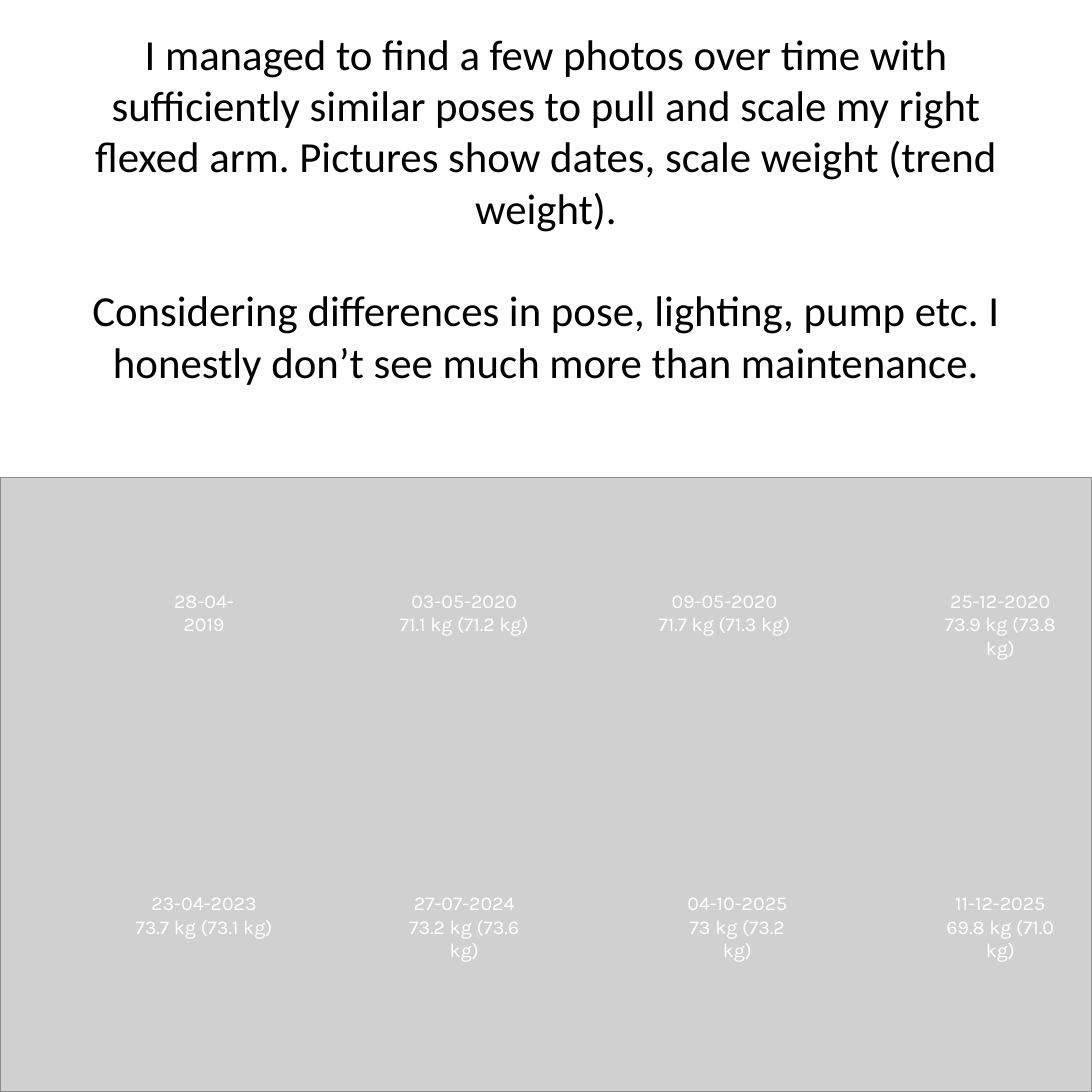
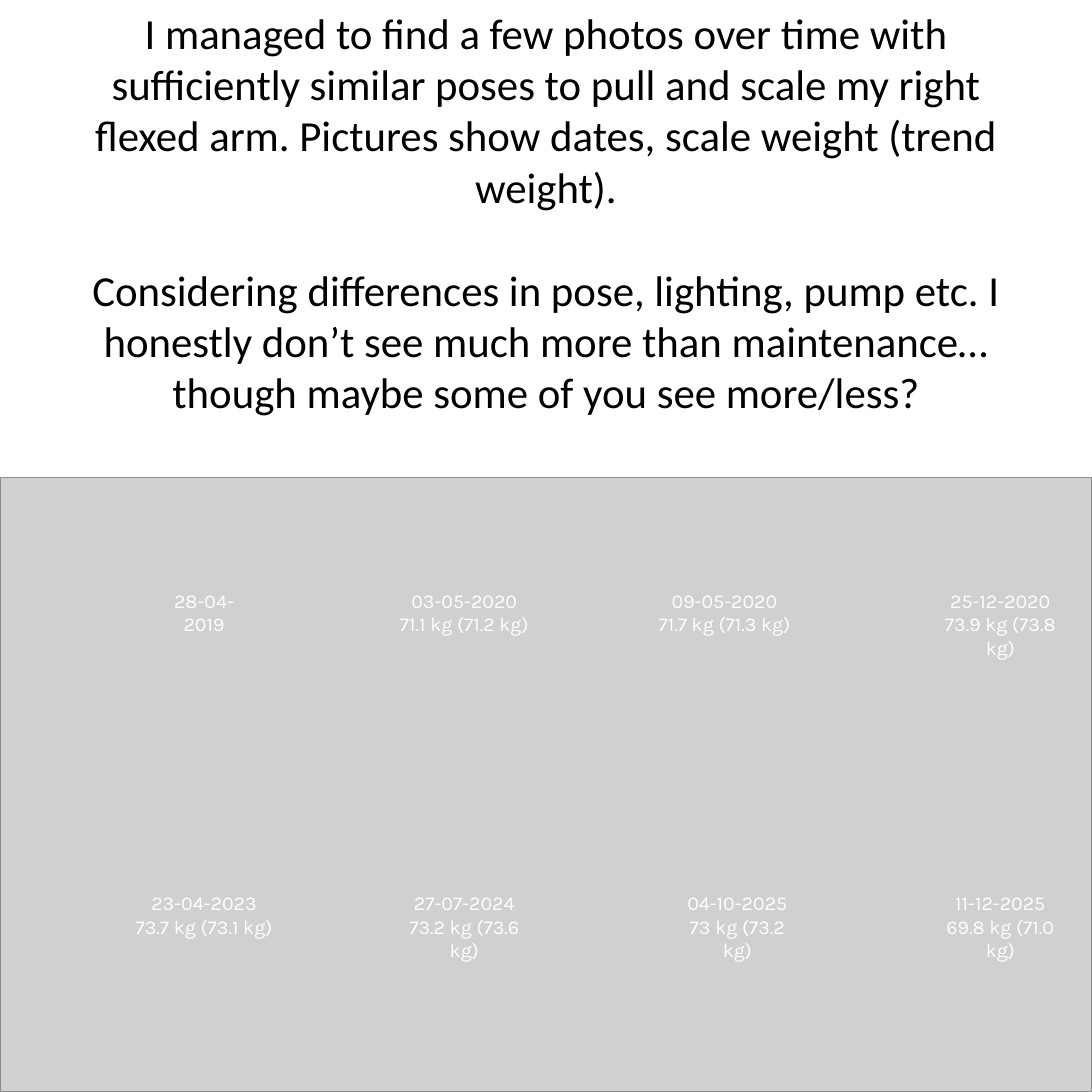
Before and after one commit to jamessteeleii/blackpill_progress, a slide deck: slide 15 of images/carousel.pptx. Drawn at 1092x1092 pixels with LibreOffice and Linux fonts; fonts in the diff are those of the drawing; grey boxes stand for pictures. Boxes give left, top, right and bottom in pixels: in the first picture for what was removed or moved away, otherwise in the second. Text is boxed around its words. In the diff, an @@ line names an element or a change of style, - is before the commit and + after.

```diff
--- a/images/carousel.pptx
+++ b/images/carousel.pptx
@@ text "I managed to find a ..." moved from (x1=92, y1=40, x2=999, y2=385) to (x1=92, y1=19, x2=999, y2=416) @@
@@ text at (x1=92, y1=276, x2=999, y2=416): text changed @@
-Considering differences in pose, lighting, pump etc. I honestly don’t see much more than maintenance.
+Considering differences in pose, lighting, pump etc. I honestly don’t see much more than maintenance… though maybe some of you see more/less?
```
Also in this commit, not shown: 10 other slides changed, 23 other files.
